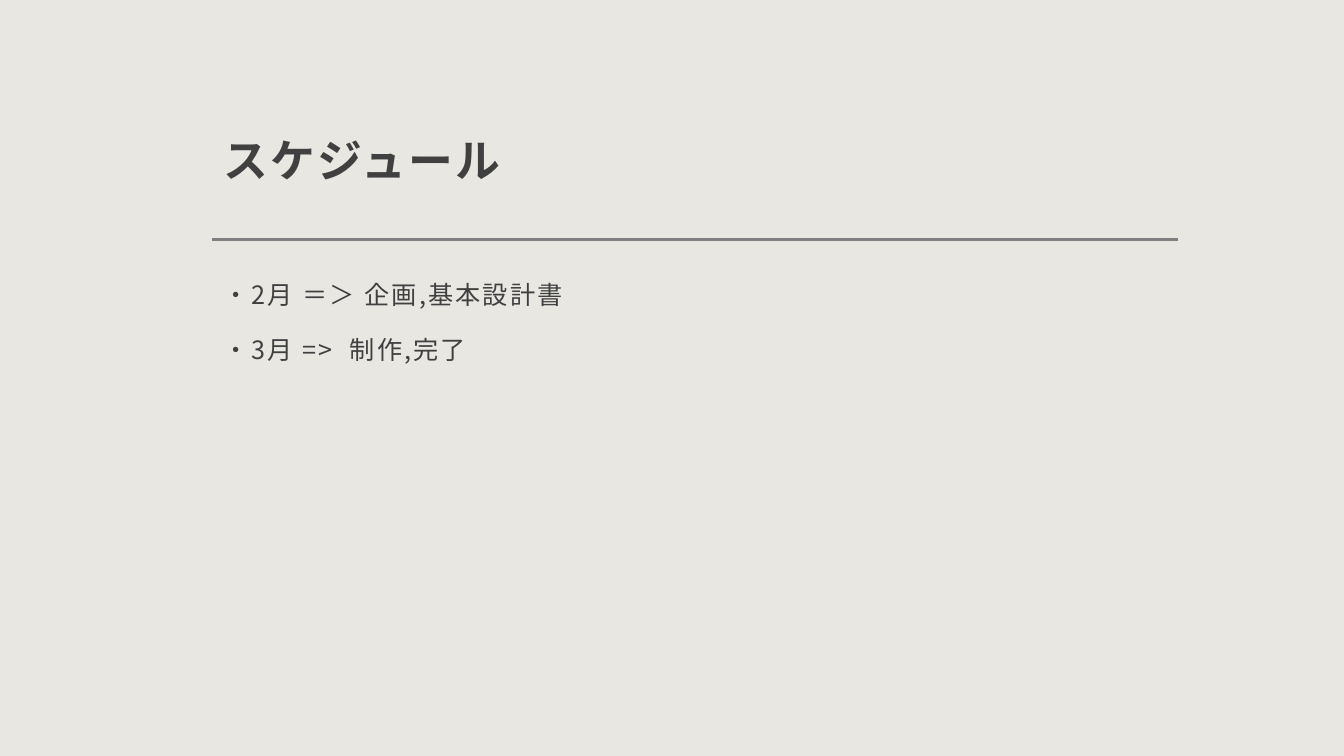
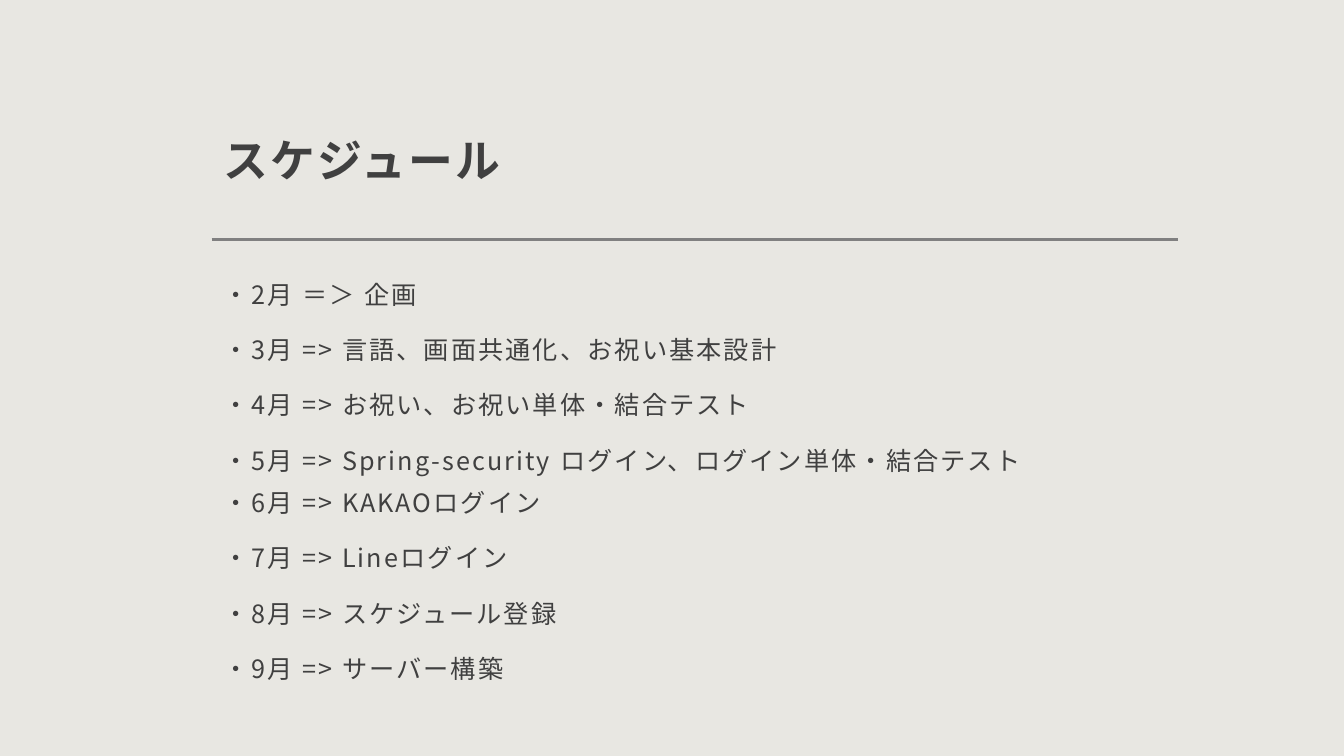
Before and after one commit to bittap/azusato, a slide deck: slide 5 of document/企画書.pptx. Drawn at 1344x756 pixels with LibreOffice and Linux fonts; fonts in the diff are those of the drawing. Boxes give left, top, right and bottom in pixels: in the first picture for what was removed or moved away, otherwise in the second. Text is boxed around its words. In the diff, an @@ line names an element or a change of style, - is before the commit and + after.

```diff
--- a/document/企画書.pptx
+++ b/document/企画書.pptx
@@ text at [224,282,1020,680]: text changed @@
-・2月 ＝＞ 企画,基本設計書
-・3月 => 制作,完了
+・2月 ＝＞ 企画
+・3月 => 言語、画面共通化、お祝い基本設計
+・4月 => お祝い、お祝い単体・結合テスト
+・5月 => Spring-security ログイン、ログイン単体・結合テスト
+・6月 => KAKAOログイン
+・7月 => Lineログイン
+・8月 => スケジュール登録
+・9月 => サーバー構築
```
Also in this commit, not shown: 1 other slide changed, 1 slide removed.
